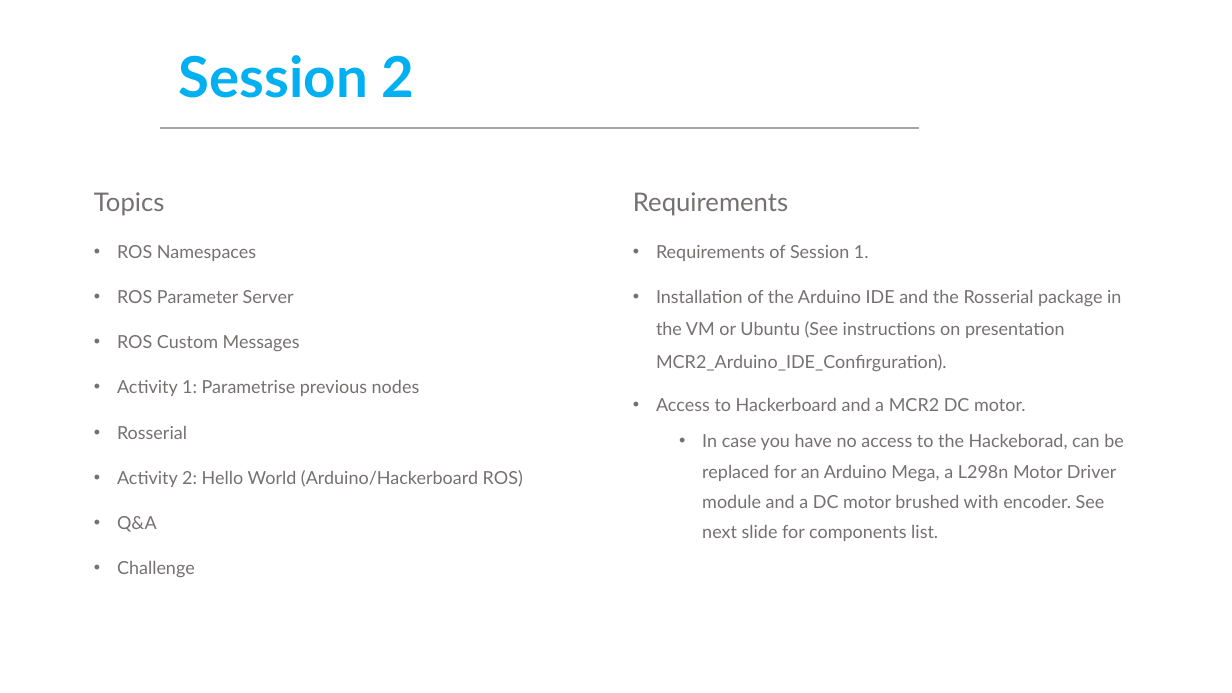
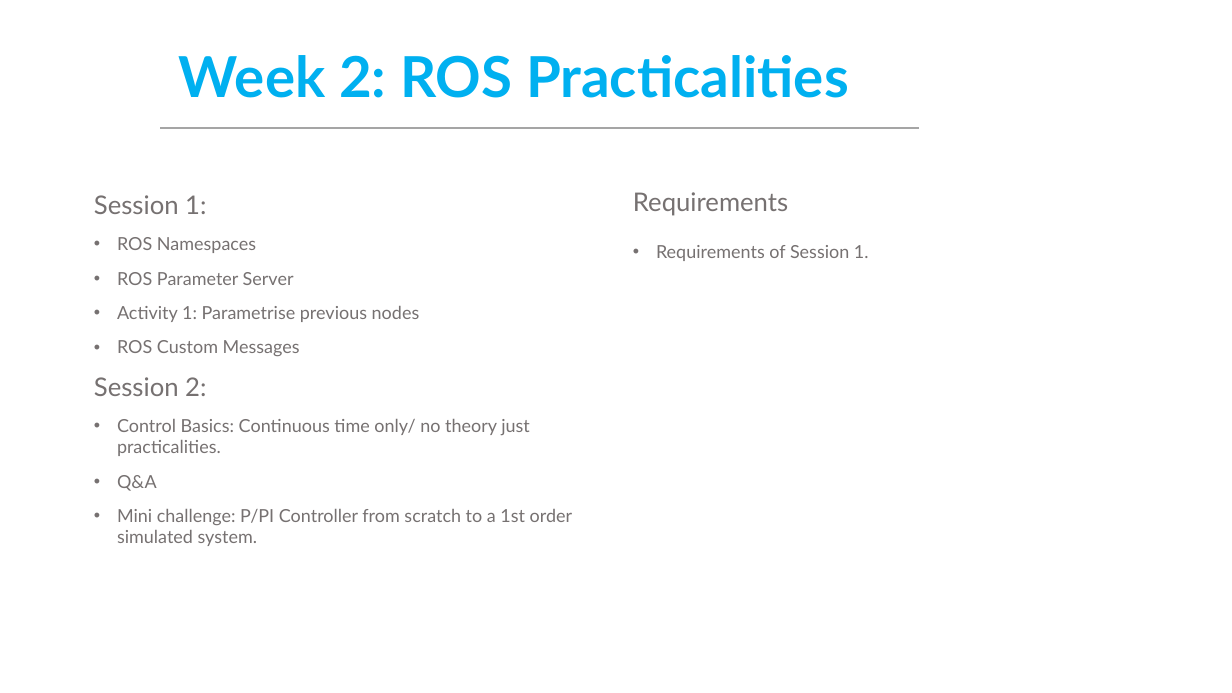
Before and after one commit to ManchesterRoboticsLtd/TE3001B_Robotics_Foundation, a slide deck: slide 6 of MCR2_General_Information_Prerequisites.pptx (slide 5 before the commit). Drawn at 1232x693 pixels with LibreOffice and Linux fonts; fonts in the diff are those of the drawing; background and template pictures are left out. Boxes give left, top, right and bottom in pixels: in the first picture for what was removed or moved away, otherwise in the second. Text is boxed around its words. In the diff, an @@ line names an element or a change of style, - is before the commit and + after.

```diff
--- a/MCR2_General_Information_Prerequisites.pptx
+++ b/MCR2_General_Information_Prerequisites.pptx
@@ title at [179, 55, 849, 98]: text changed @@
-Session 2
+Week 2: ROS Practicalities
@@ text at [94, 195, 206, 214]: text changed @@
-Topics
+Session 1:
@@ text at [117, 237, 300, 491]: line spacing 1.5 to 1 @@
@@ text at [656, 290, 1124, 541]: paragraphs removed @@
-• Installation of the Arduino IDE and the Rosserial package in the VM or Ubuntu (See instructions on presentation MCR2_Arduino_IDE_Confirguration).
-• Access to Hackerboard and a MCR2 DC motor.
-  • In case you have no access to the Hackeborad, can be replaced for an Arduino Mega, a L298n Motor Driver module and a DC motor brushed with encoder. See next slide for components list.
@@ text at [117, 306, 420, 322]: paragraph added @@
+• Activity 1: Parametrise previous nodes
@@ text at [94, 377, 530, 456]: text changed @@
-• Activity 1: Parametrise previous nodes
-• Rosserial
-• Activity 2: Hello World (Arduino/Hackerboard ROS)
+Session 2:
+• Control Basics: Continuous time only/ no theory just practicalities.
@@ text at [117, 509, 573, 546]: text changed @@
-• Challenge
+• Mini challenge: P/PI Controller from scratch to a 1st order simulated system.
```
Also in this commit, not shown: 7 other slides changed, 1 slide added, 2 slides removed, 1 other file.
